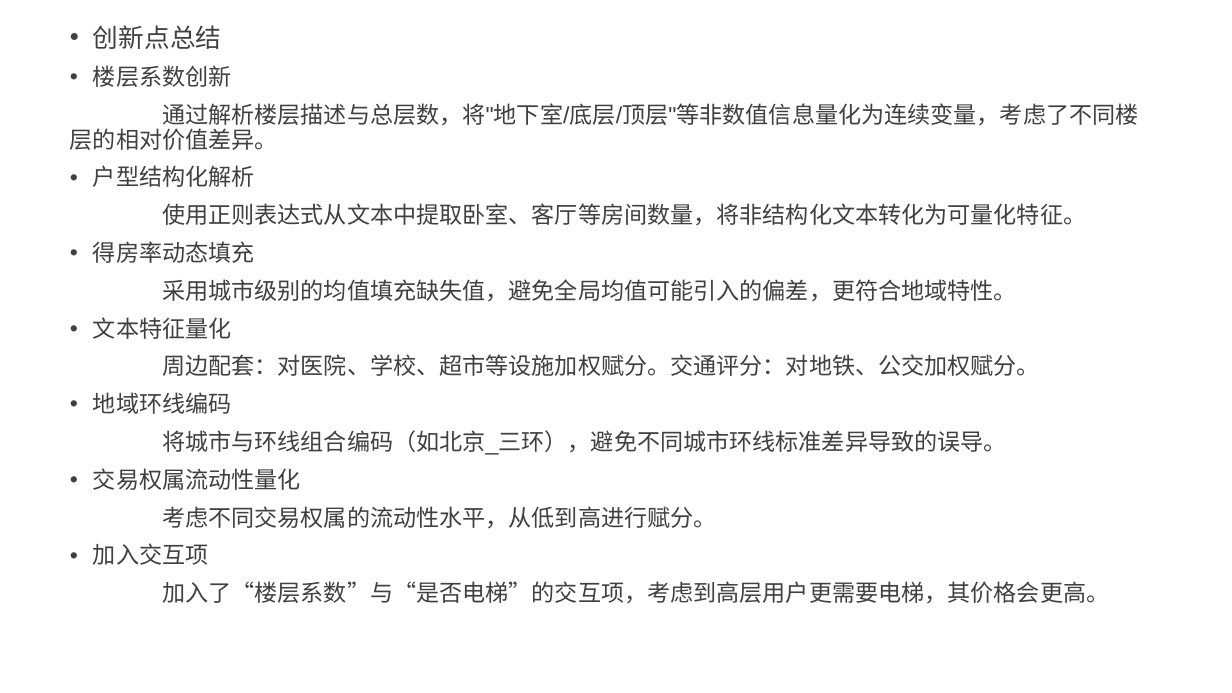
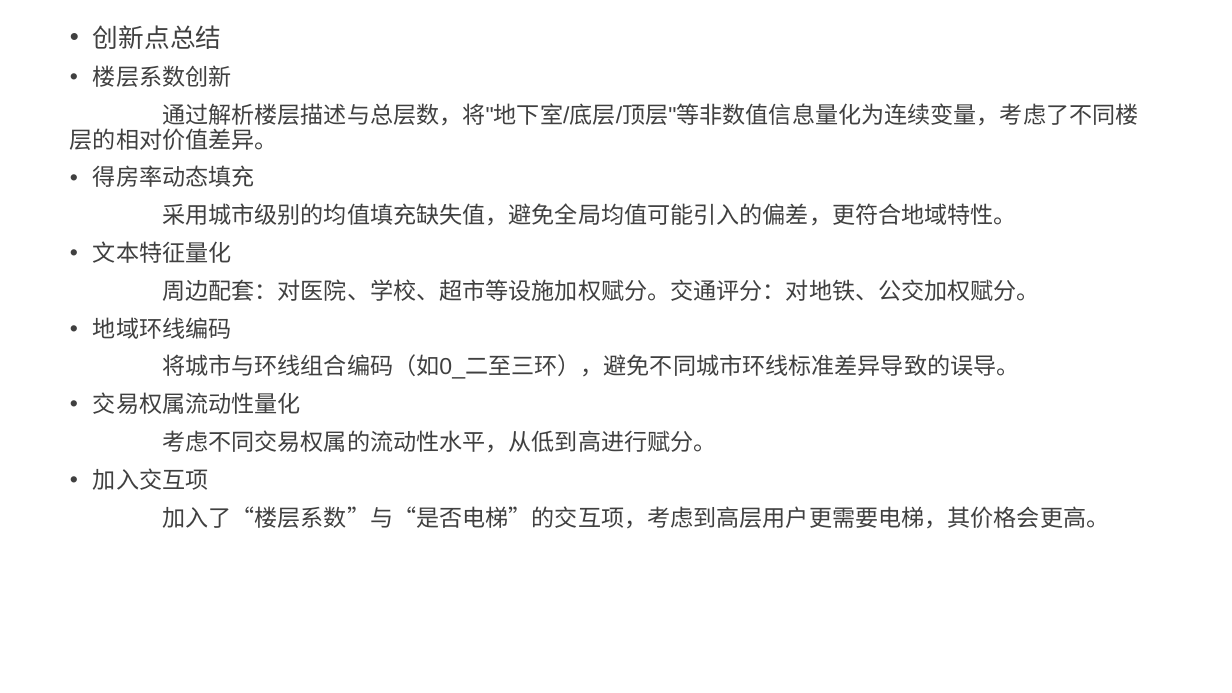
Before and after one commit to Quant-of-Renmin-University/QuantEcon2025_RUC, a slide deck: slide 3 of Homework/math/2022201353/midterm_slide_2022201353.pptx. Drawn at 1232x693 pixels with LibreOffice and Linux fonts; fonts in the diff are those of the drawing. Boxes give left, top, right and bottom in pixels: in the first picture for what was removed or moved away, otherwise in the second. Text is boxed around its words. In the diff, an @@ line names an element or a change of style, - is before the commit and + after.

```diff
--- a/Homework/math/2022201353/midterm_slide_2022201353.pptx
+++ b/Homework/math/2022201353/midterm_slide_2022201353.pptx
@@ text at box(93, 165, 1086, 225): paragraphs removed @@
-• 户型结构化解析
-使用正则表达式从文本中提取卧室、客厅等房间数量，将非结构化文本转化为可量化特征。
@@ text at box(162, 354, 1019, 379): text changed @@
-将城市与环线组合编码（如北京_三环），避免不同城市环线标准差异导致的误导。
+将城市与环线组合编码（如0_二至三环），避免不同城市环线标准差异导致的误导。
```
Also in this commit, not shown: 2 other slides changed, 1 other file.
